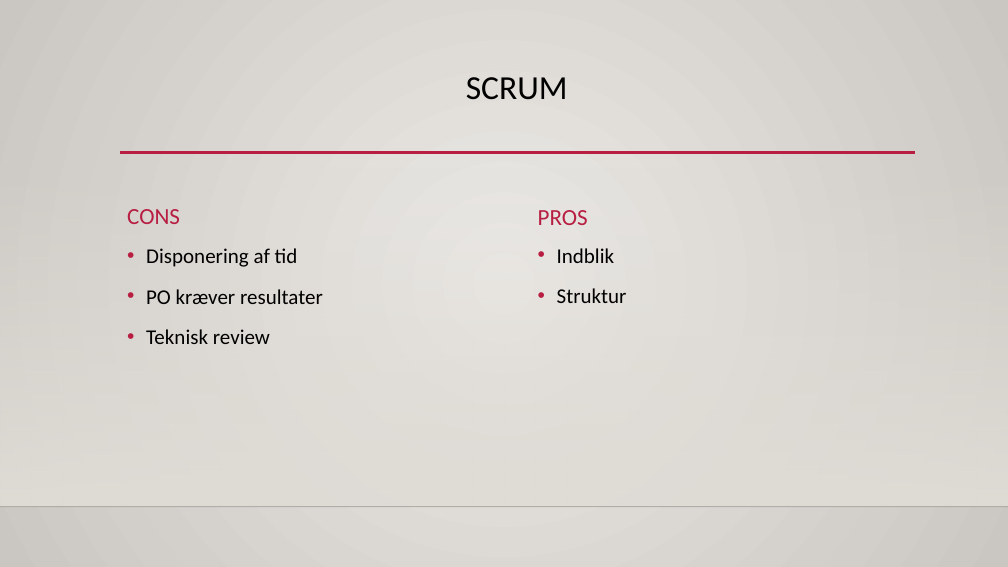
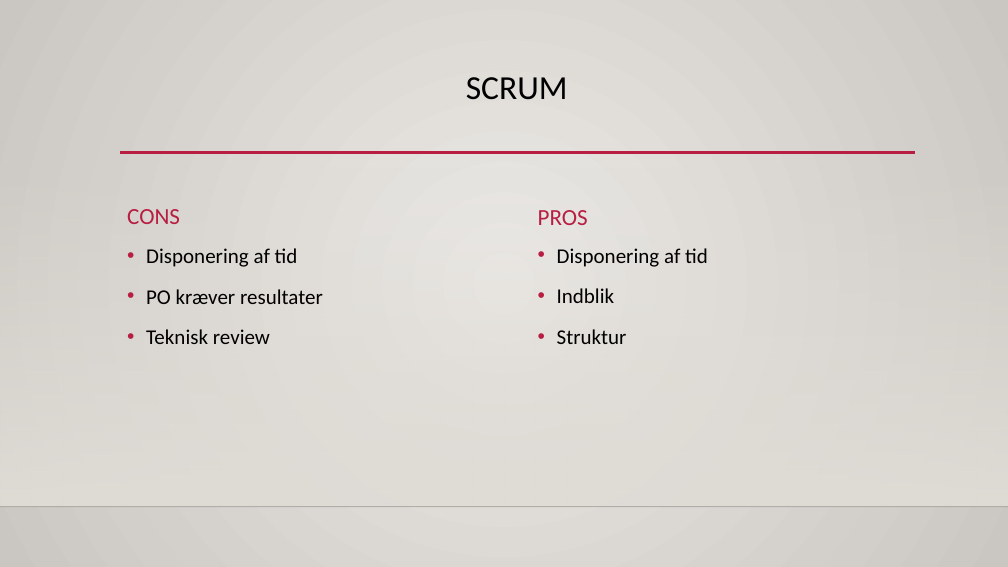
Before and after one commit to asgerhs/FogProject, a slide deck: slide 3 of Rapport/Præsentation.pptx. Drawn at 1008x567 pixels with LibreOffice and Linux fonts; fonts in the diff are those of the drawing; background and template pictures are left out. Boxes give left, top, right and bottom in pixels: in the first picture for what was removed or moved away, otherwise in the second. Text is boxed around its words. In the diff, an @@ line names an element or a change of style, - is before the commit and + after.

Commit message:
powerPoint

```diff
--- a/Rapport/Præsentation.pptx
+++ b/Rapport/Præsentation.pptx
@@ text at [557,248,708,267]: paragraph added @@
+• Disponering af tid
```
